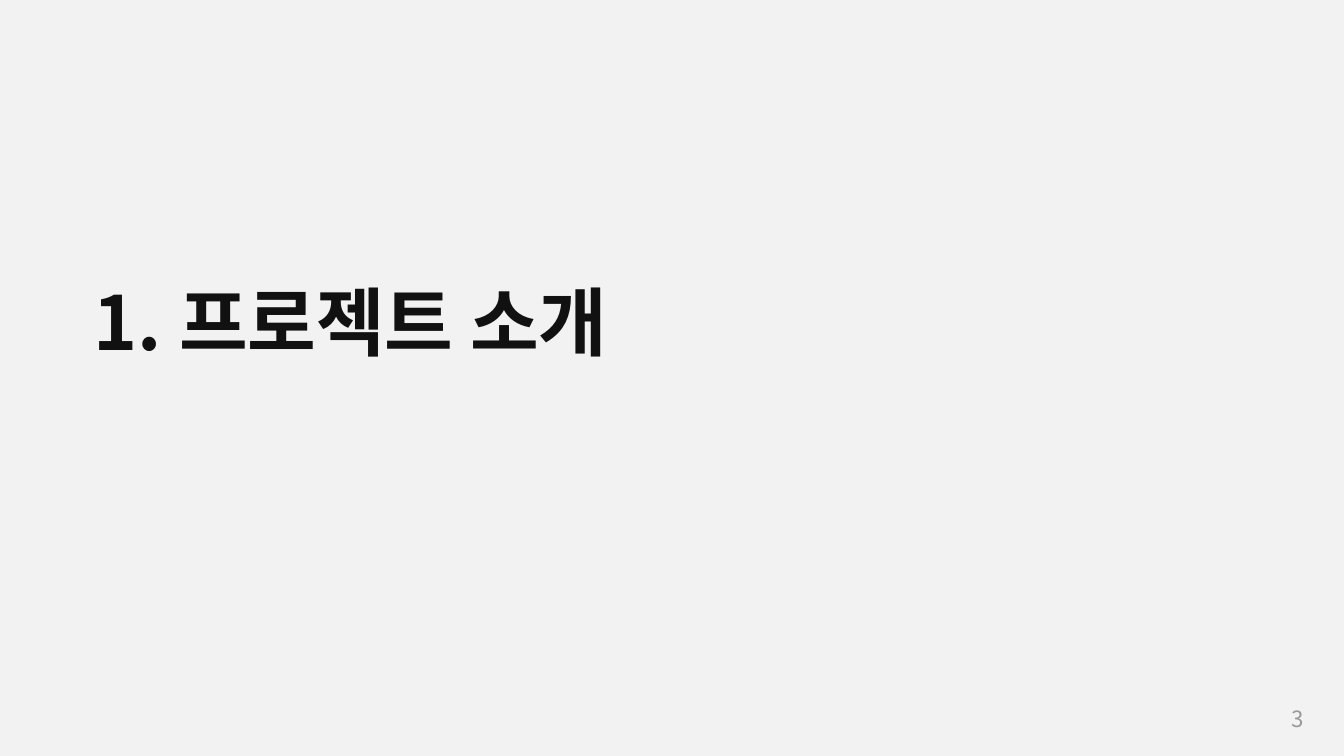
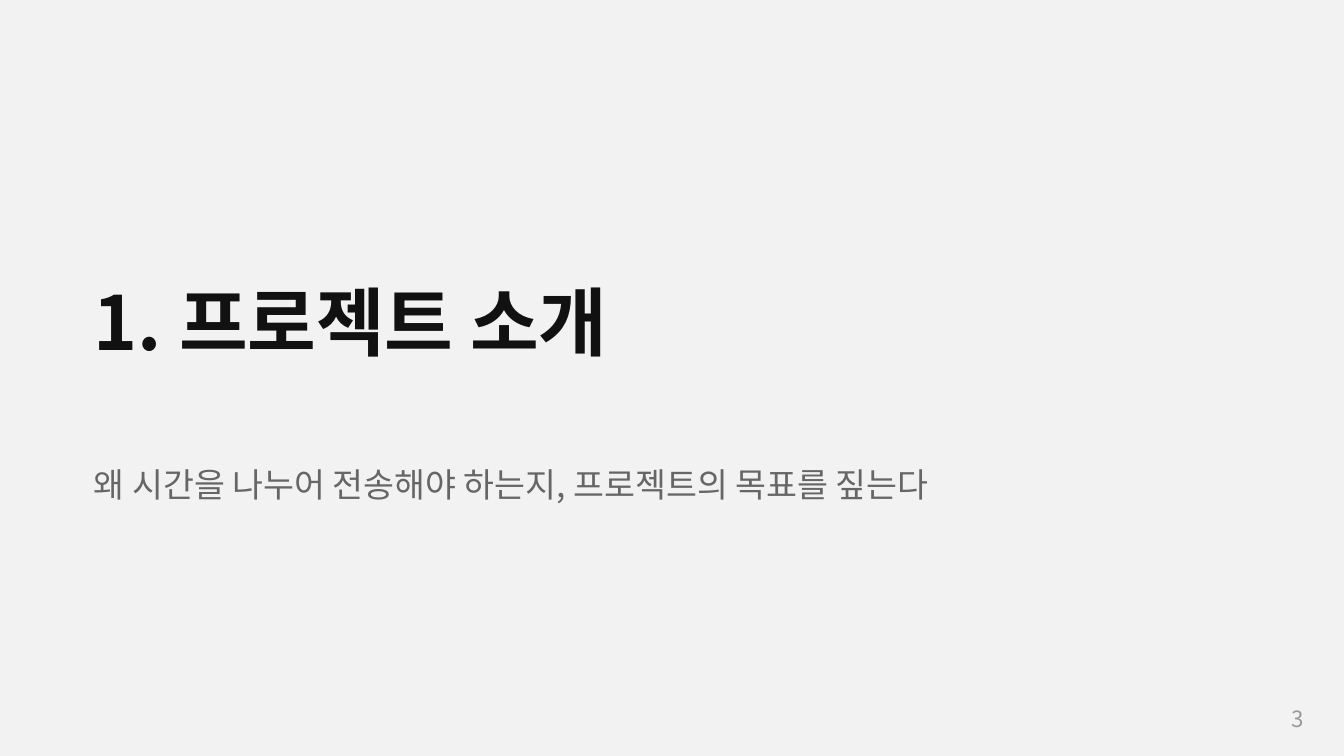
Before and after one commit to Woodong02/SoC_Design_and_Programming, a slide deck: slide 3 of presentation_full.pptx. Drawn at 1344x756 pixels with LibreOffice and Linux fonts; fonts in the diff are those of the drawing. Boxes give left, top, right and bottom in pixels: in the first picture for what was removed or moved away, otherwise in the second. Text is boxed around its words. In the diff, an @@ line names an element or a change of style, - is before the commit and + after.

```diff
--- a/presentation_full.pptx
+++ b/presentation_full.pptx
@@ text added at (94, 469, 929, 503), 18 pt, text #666666 @@
+왜 시간을 나누어 전송해야 하는지, 프로젝트의 목표를 짚는다
```
Also in this commit, not shown: 3 other slides changed, 5 other files.
